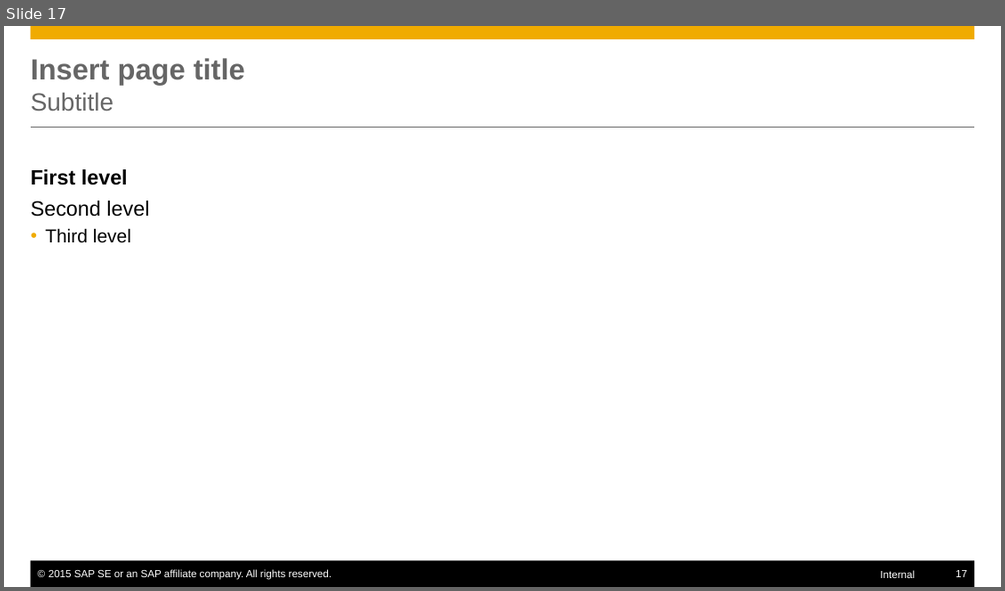
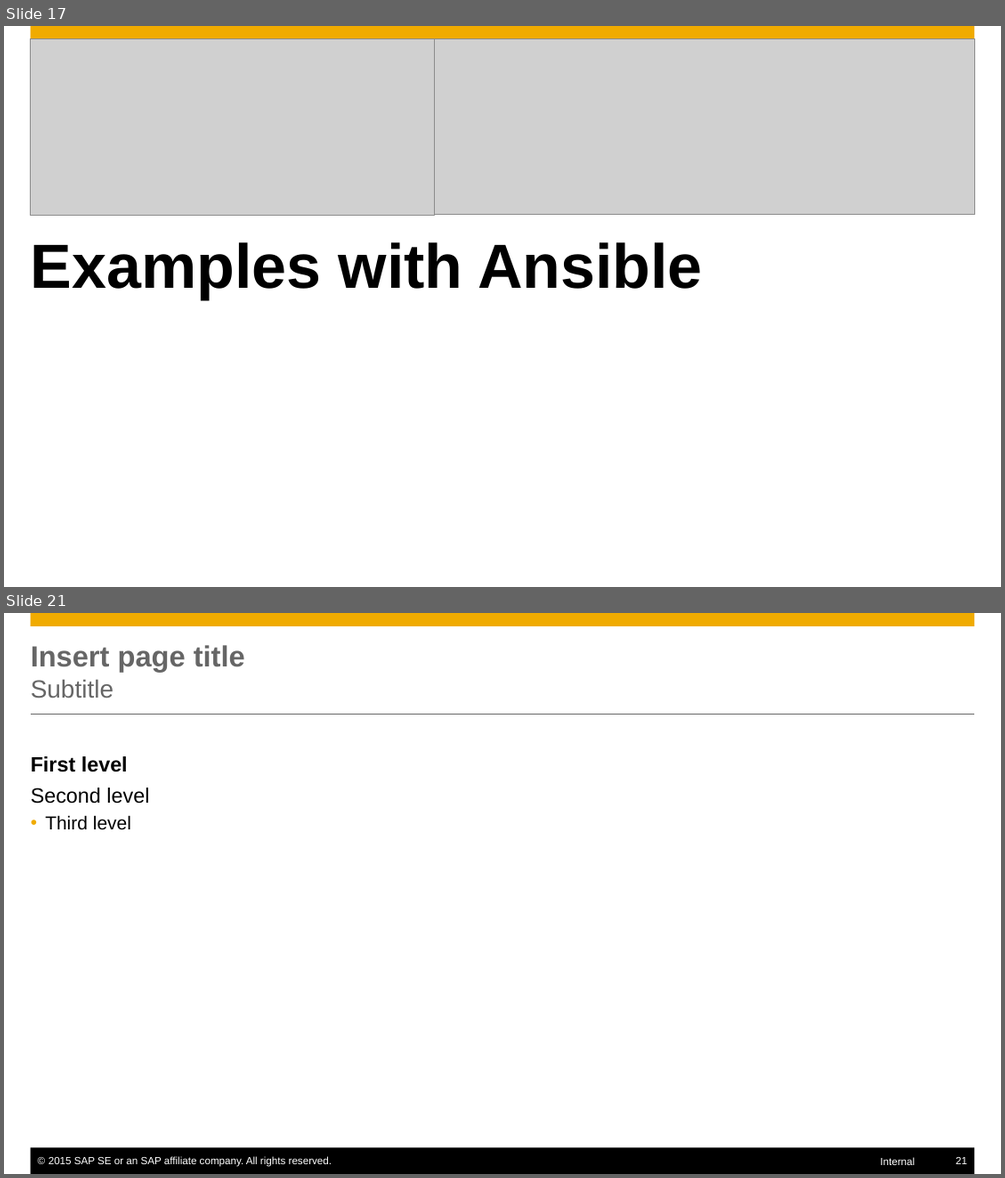
Before and after one commit to Hingo/ansible_meteor, a slide deck: presentation/slides.pptx. Shown one above the other, each under a label of ours: slide 17 before the commit, slides 17 and 21 after it; the slides between them are not shown. The pictures are 1005x591 and 1005x1178 pixels, drawn with LibreOffice and Linux fonts; fonts in the diff are those of the drawing; grey boxes stand for pictures; background and template pictures are left out. Boxes give left, top, right and bottom in pixels: in the first picture for what was removed or moved away, otherwise in the second. Text is boxed around its words. In the diff, an @@ line names an element or a change of style, - is before the commit and + after.

```diff
--- a/presentation/slides.pptx
+++ b/presentation/slides.pptx
@@ slide 17 added at box(4, 26, 1001, 587), background #FFFFFF; not listed: 1 template element that a slide beside it also shows @@
@@ picture added at box(30, 39, 974, 215) @@
@@ picture added at box(31, 39, 435, 215) @@
@@ title added at box(31, 242, 703, 299), 60 pt, text #000000, bold @@
+Examples with Ansible
@@ what was slide 17 is now slide 21 @@
@@ page number at box(955, 1157, 967, 1164): text changed @@
-17
+21
```
Also in this commit, not shown: 3 slides changed, 4 other slides added, 1 slide removed.
